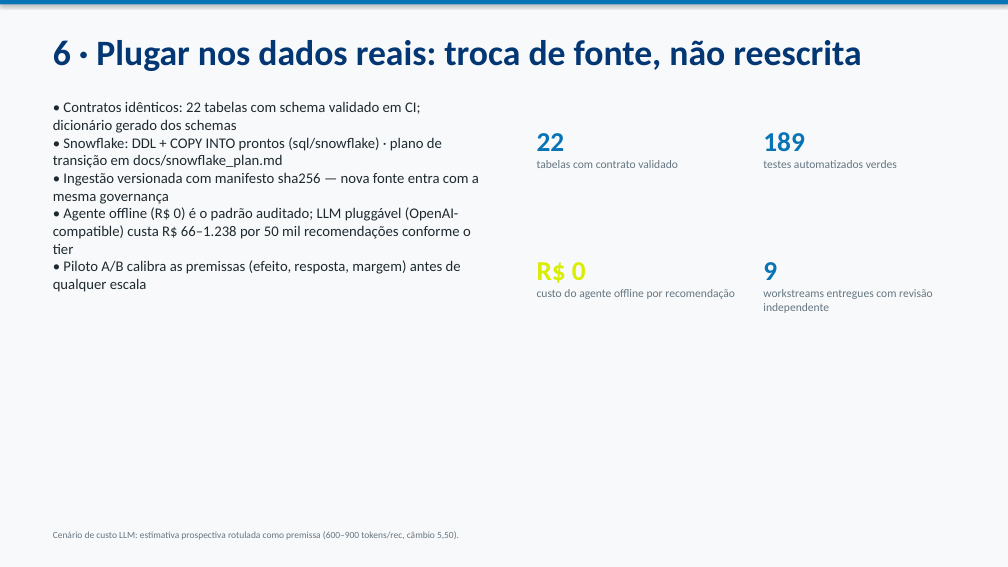
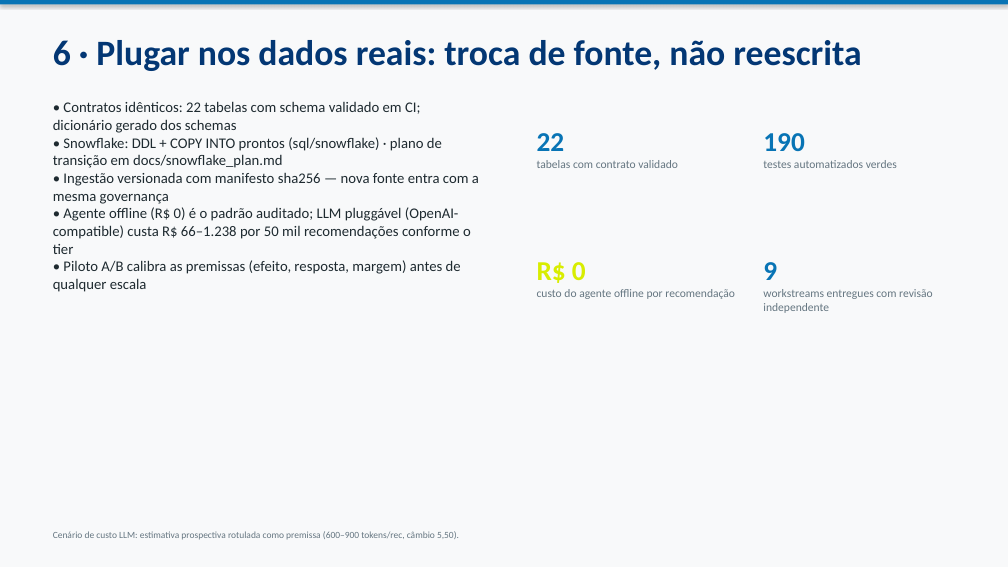
Before and after one commit to najort1/PROJETO-AURA, a slide deck: slide 7 of docs/pitch_deck_aura2.pptx. Drawn at 1008x567 pixels with LibreOffice and Linux fonts; fonts in the diff are those of the drawing. Boxes give left, top, right and bottom in pixels: in the first picture for what was removed or moved away, otherwise in the second. Text is boxed around its words. In the diff, an @@ line names an element or a change of style, - is before the commit and + after.

```diff
--- a/docs/pitch_deck_aura2.pptx
+++ b/docs/pitch_deck_aura2.pptx
@@ text at (x1=763, y1=133, x2=804, y2=151): text changed @@
-189
+190
```
Also in this commit, not shown: 5 other slides changed, 30 other files.
